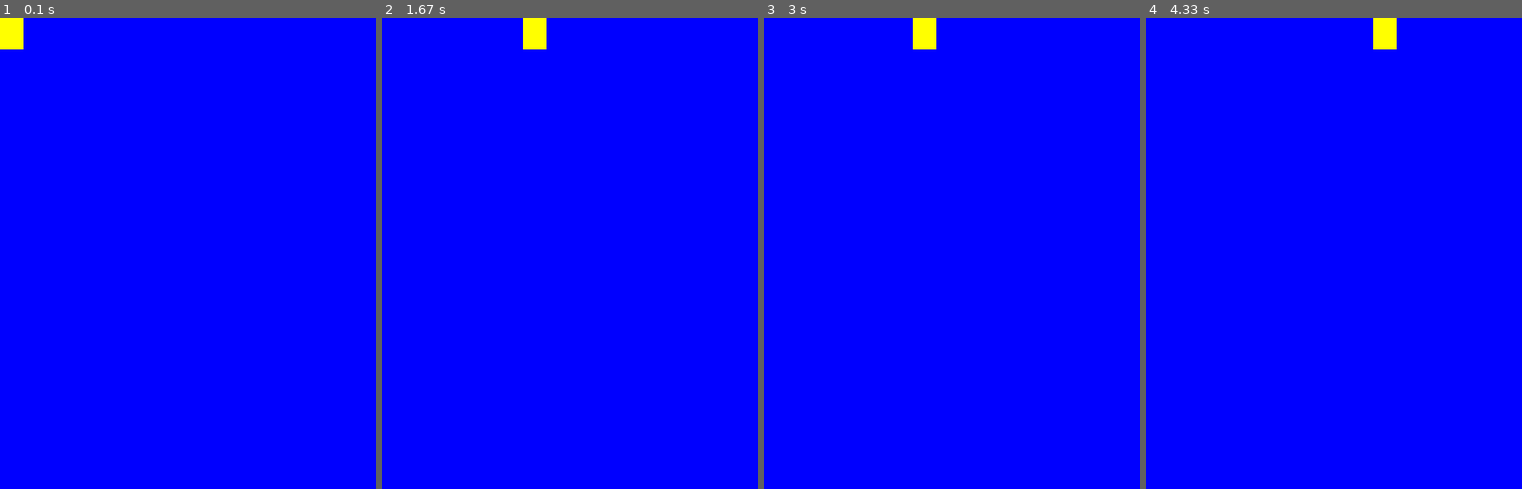
Above: before the commit, frames 1-4 (left to right).
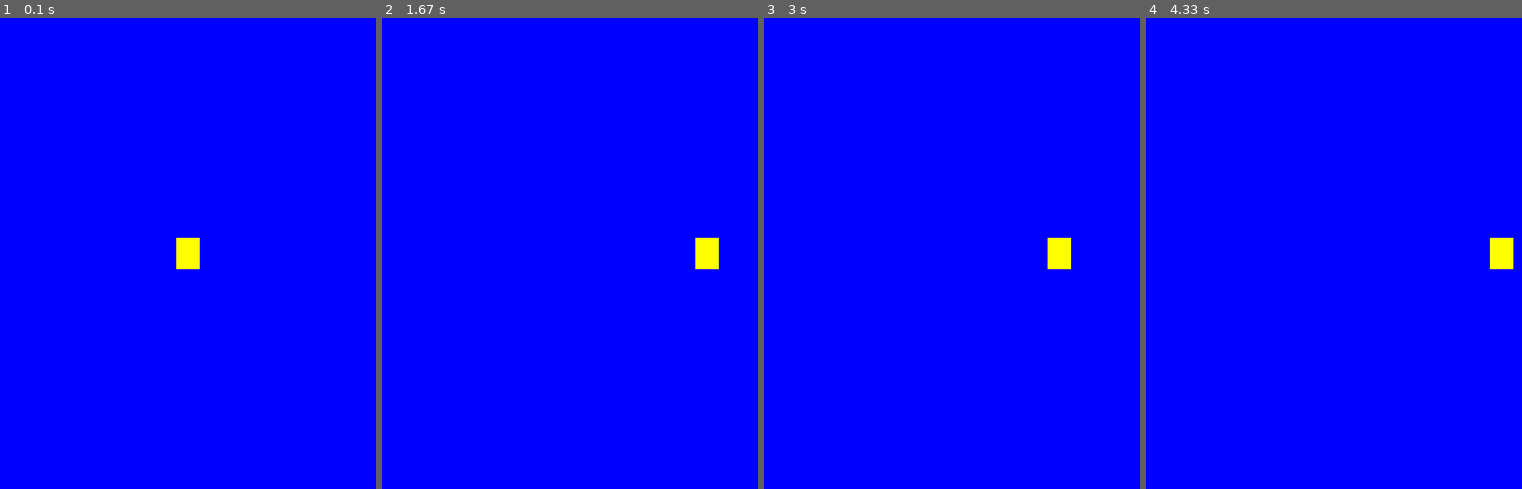
Above: after the commit, the same moments.

Repository: yohanswanepoel/platform_pygame
Game: pygame game, started from main.py
Same seed, same stepped clock (60 frames per second), same inputs: the game is played once before the commit and once after it.
Inputs:
- Up to frame 1 (0.1 s): no input
- Up to frame 2 (1.67 s): hold Right 0.33-0.8 s; hold Right 0.83-1.3 s; hold Left from 1.33 s (still down)
- Up to frame 3 (3 s): release Left at 1.87 s; hold Left 1.9-2.3 s; hold Right 2.33-2.97 s
- Up to frame 4 (4.33 s): hold Left 3-3.47 s; hold Right 3.5-3.97 s; hold Right from 4 s (still down)

The runs differ from the first frame. In frame 1, 0.8% of the frame differs, in the area x 0-54%, y 0-54%; in frame 2, 0.8%; in frame 3, 0.8%; in frame 4, 0.8%.

Commit message:
Friction and motion

Diff:
--- a/settings.py
+++ b/settings.py
@@ -10,3 +10,6 @@
 GREEN = (0, 255, 0)
 BLUE = (0, 0, 255)
 YELLOW = (255, 255, 0)
+
+PLAYER_ACC = 0.5
+PLAYER_FRICTION = -0.12
--- a/sprites.py
+++ b/sprites.py
@@ -2,24 +2,41 @@
 import pygame
 from settings import *
 
+vec = pygame.math.Vector2
 
 class Player(pygame.sprite.Sprite):
+
+
 
     def __init__(self):
         pygame.sprite.Sprite.__init__(self)
         self.image = pygame.Surface((30,40))
         self.image.fill(YELLOW)
         self.rect = self.image.get_rect()
-        self.vx = 0
-        self.vy = 0
+        self.position = vec(WIDTH/2, HEIGHT/2)
+        self.velocity = vec(0, 0)
+        self.acceleration = vec(0, 0)
+        self.rect.center = self.position
+        self.friction = PLAYER_FRICTION
 
     def update(self):
-        self.vx = 0
+        self.acceleration = vec(0, 0)
         keys = pygame.key.get_pressed()
         if keys[pygame.K_LEFT]:
-            self.vx -= 5
+            self.acceleration.x -= PLAYER_ACC
         if keys[pygame.K_RIGHT]:
-            self.vx += 5
+            self.acceleration.x += PLAYER_ACC
 
-        self.rect.x += self.vx
-        self.rect.y += self.vy
+        # Adjust the acceleration by friction
+        # The faster you go the more friction applies
+        self.acceleration += self.velocity * self.friction
+        # Standard equations for motion
+        self.velocity += self.acceleration
+        self.position += self.velocity + PLAYER_ACC * self.acceleration
+        # Do not exit the screen
+        if self.position.x > WIDTH:
+            self.position.x = 0
+        elif self.position.x < 0:
+            self.position.x = WIDTH
+        # Set new position
+        self.rect.center = self.position
